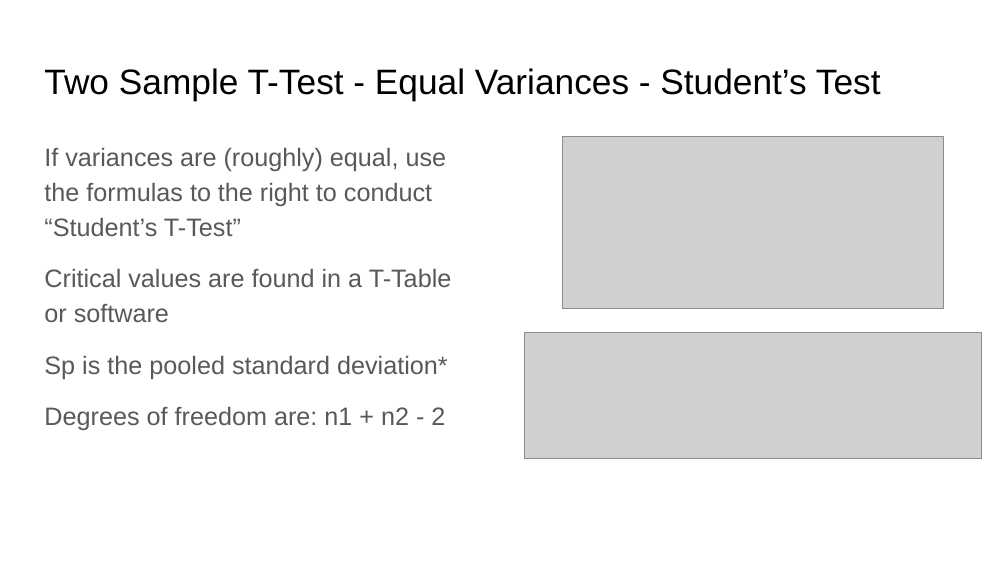
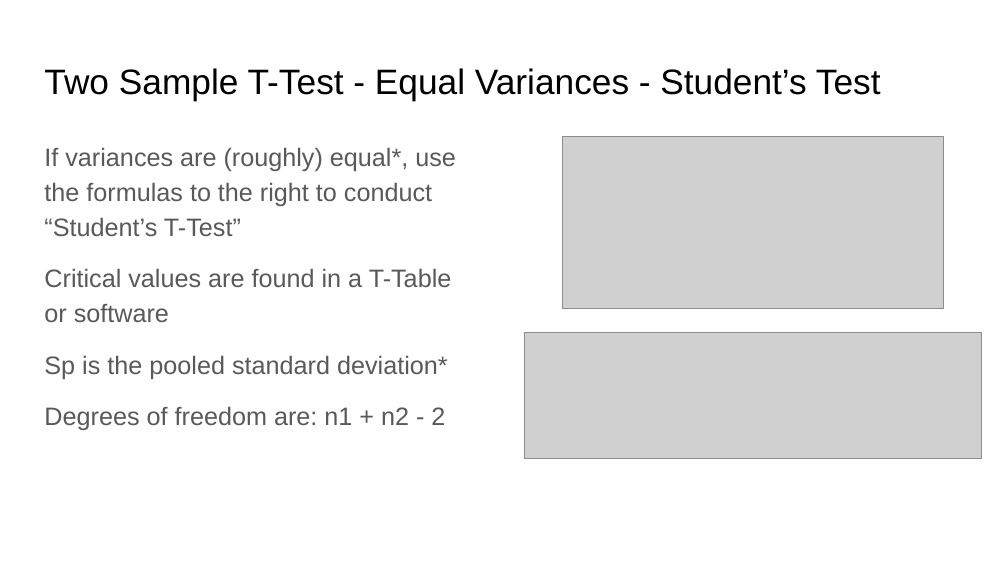
Before and after one commit to rjwrobel86/Python4Statistics, a slide deck: slide 57 of Stuff For Class/Slides/Hypothesis Testing.pptx (slide 53 before the commit). Drawn at 1008x567 pixels with LibreOffice and Linux fonts; fonts in the diff are those of the drawing; grey boxes stand for pictures. Boxes give left, top, right and bottom in pixels: in the first picture for what was removed or moved away, otherwise in the second. Text is boxed around its words. In the diff, an @@ line names an element or a change of style, - is before the commit and + after.

```diff
--- a/Stuff For Class/Slides/Hypothesis Testing.pptx
+++ b/Stuff For Class/Slides/Hypothesis Testing.pptx
@@ text at [44,147,456,236]: text changed @@
-If variances are (roughly) equal, use the formulas to the right to conduct “Student’s T-Test”
+If variances are (roughly) equal*, use the formulas to the right to conduct “Student’s T-Test”
```
Also in this commit, not shown: 12 other slides changed, 8 slides added, 4 slides removed, 3 other files.
